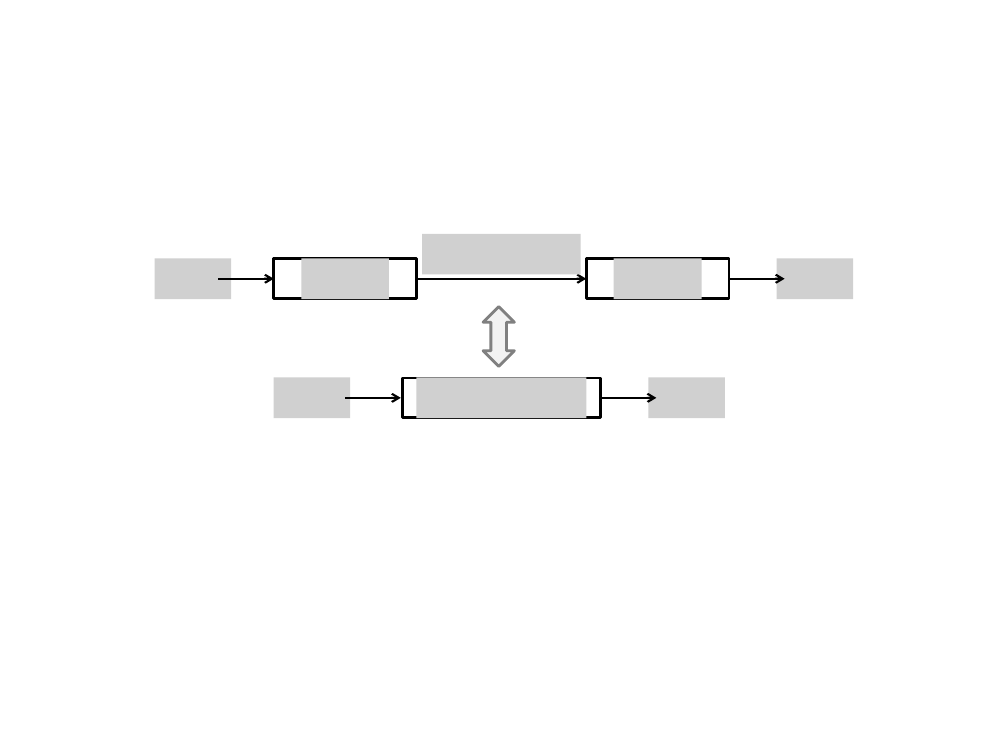
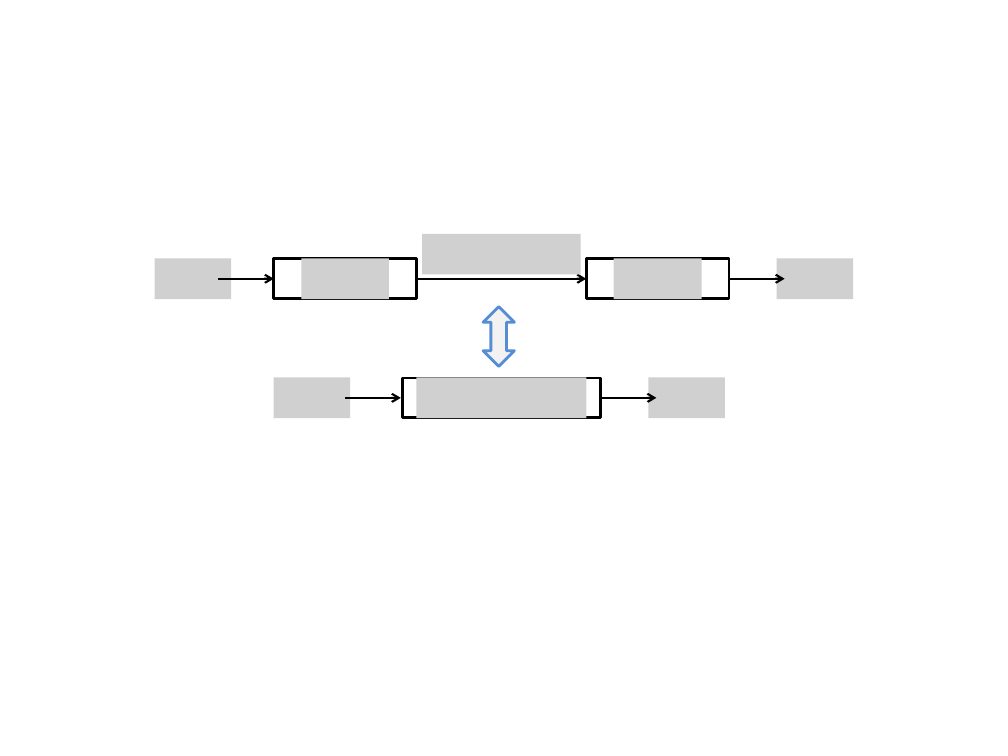
Before and after one commit to answeredbyablemind/answeredbyablemind.github.io, a slide deck: slide 5 of pics/2019-06-18-Discrete_Time_Convolution/pics.pptx. Drawn at 1008x756 pixels with LibreOffice and Linux fonts; fonts in the diff are those of the drawing; grey boxes stand for pictures. Boxes give left, top, right and bottom in pixels: in the first picture for what was removed or moved away, otherwise in the second. Text is boxed around its words. In the diff, an @@ line names an element or a change of style, - is before the commit and + after.

```diff
--- a/pics/2019-06-18-Discrete_Time_Convolution/pics.pptx
+++ b/pics/2019-06-18-Discrete_Time_Convolution/pics.pptx
@@ up down arrow at [483, 306, 514, 366]: outline #808080 2 pt to #558ED5 2 pt @@
```
Also in this commit, not shown: 1 other slide changed, 1 slide added, 6 other files.
